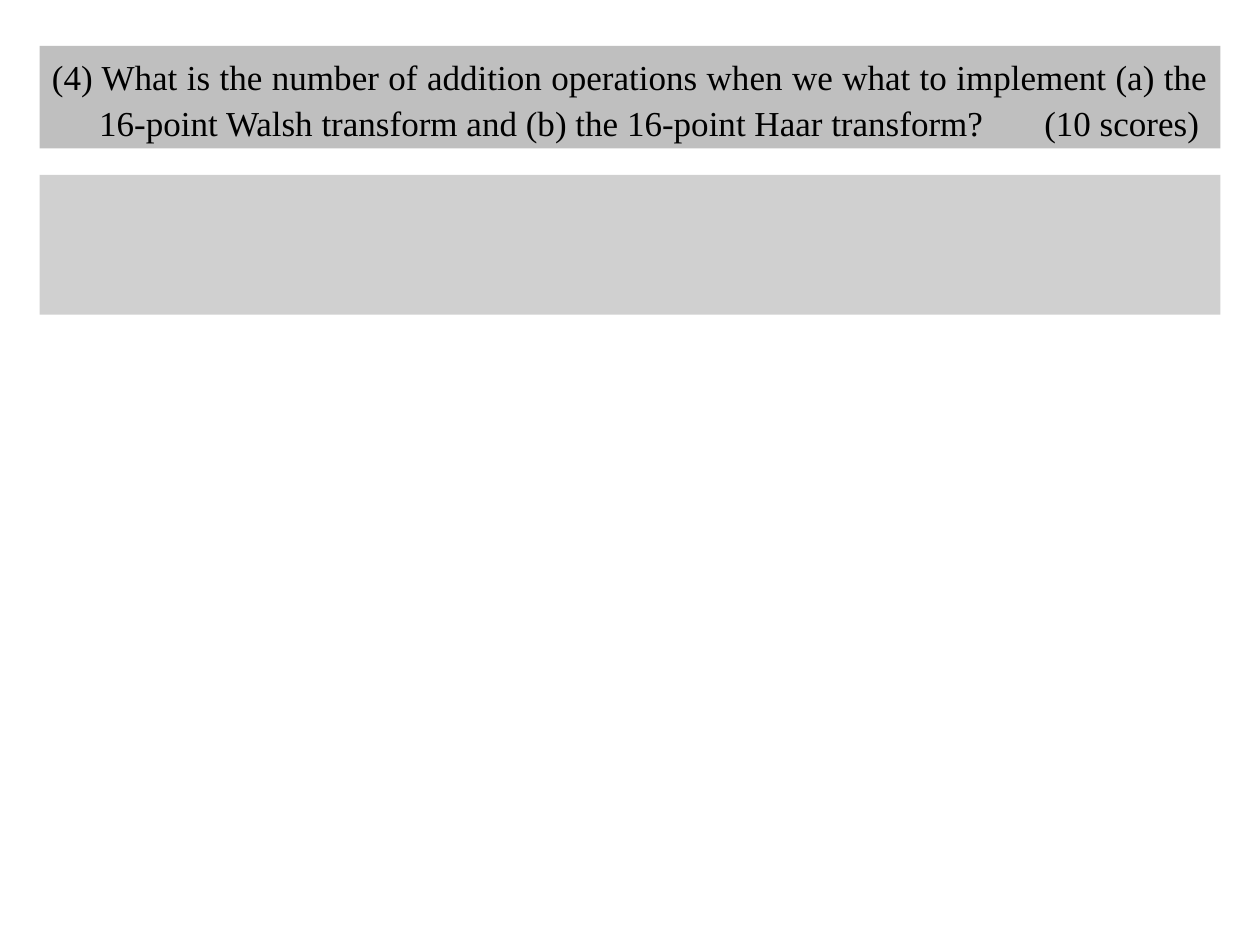
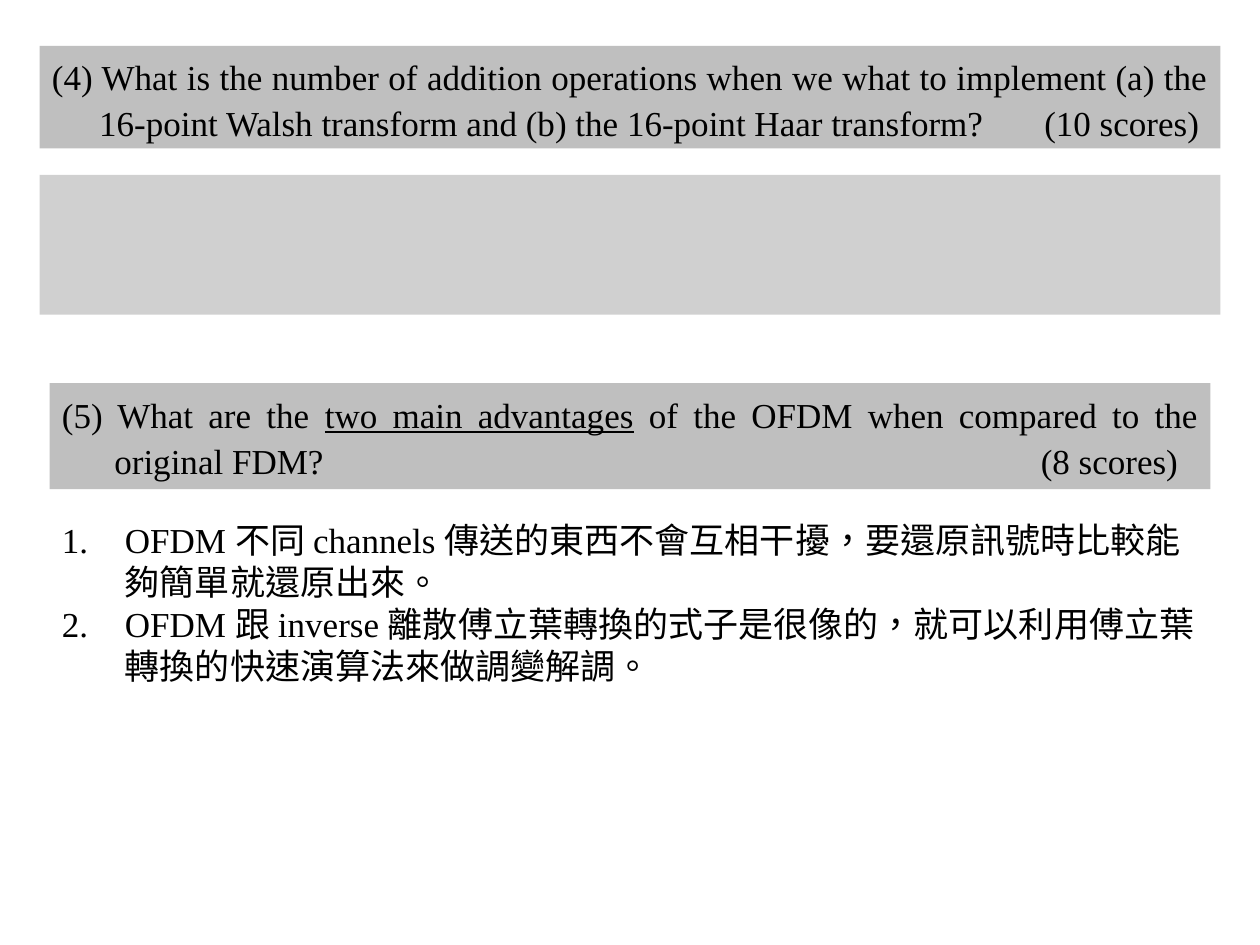
Before and after one commit to shihyuhuang/NTU-ADSP, a slide deck: slide 3 of HW5/r10943181_HW5.pptx (slide 4 before the commit). Drawn at 1260x945 pixels with LibreOffice and Linux fonts; fonts in the diff are those of the drawing; grey boxes stand for pictures. Boxes give left, top, right and bottom in pixels: in the first picture for what was removed or moved away, otherwise in the second. Text is boxed around its words. In the diff, an @@ line names an element or a change of style, - is before the commit and + after.

```diff
--- a/HW5/r10943181_HW5.pptx
+++ b/HW5/r10943181_HW5.pptx
@@ rectangle added at (49,383,1210,489), fill #BFBFBF, 20 pt, text #000000 @@
+(5) What are the two main advantages of the OFDM when compared to the
+original FDM? (8 scores)
@@ text added at (125,523,1194,682), 20 pt, text #000000 @@
+1. OFDM 不同 channels 傳送的東西不會互相干擾，要還原訊號時比較能夠簡單就還原出來。
+2. OFDM 跟 inverse 離散傅立葉轉換的式子是很像的，就可以利用傅立葉轉換的快速演算法來做調變解調。
```
Also in this commit, not shown: 5 other slides changed, 2 slides removed.
